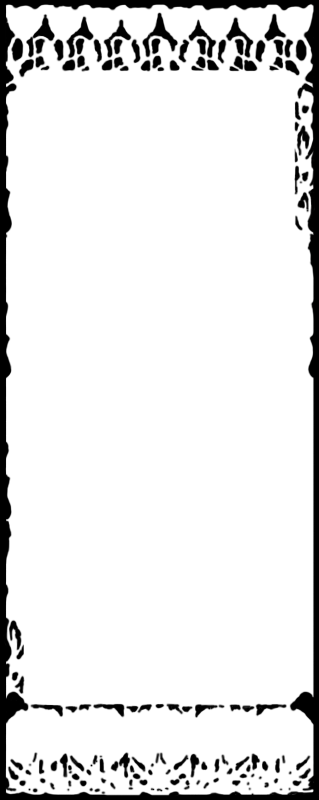
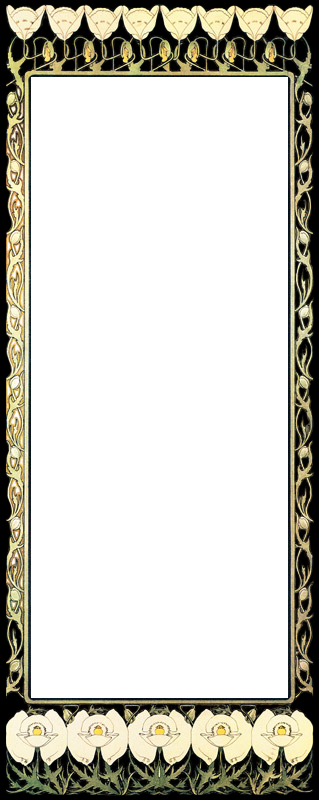
Layered file, before and after one edit (319 x 800). Changes by layer:
painted on "Layer 2" over 293, 242, 315, 703
hid "Layer 3" over 5, 3, 319, 796
